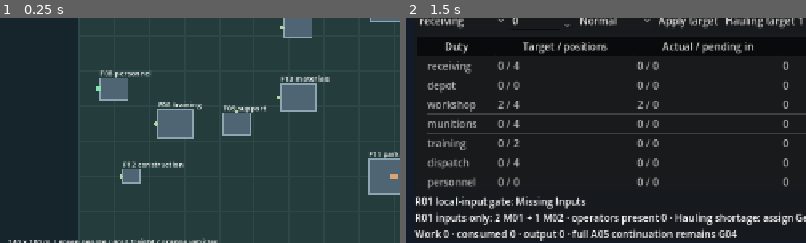
Above: before the commit, frames 1-2 (left to right).
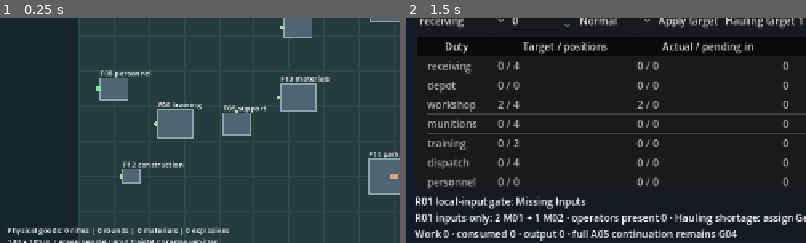
Above: after the commit, the same moments.

Repository: TheInfinityIQ/Trencho_V4
Game: Godot game, scene res://game/main/main.tscn
The game is run twice, just before and just after one commit, with the same random seed, the same clock (stepped at 60 frames per second) and the same inputs.
Inputs:
- Up to frame 1 (0.25 s): no input
- Up to frame 2 (1.5 s): click "Rear base" at 0.5 s; click "G03 Staffing & hauling" at 1.25 s
The pictures show only the part of the screen within x 0-50%, y 42-92%; the shares and areas given below are measured in that part.

The runs differ from the first frame. In frame 1, 1.0% of the frame differs, in the area x 2-58%, y 92-97%; in frame 2, nothing differs.

Commit message:
Clarify physical output display and verify outer-panel scrolling

Diff:
--- a/game/rear_base/base_demo.gd
+++ b/game/rear_base/base_demo.gd
@@ -177,7 +177,7 @@
 func _production_panel(box: VBoxContainer) -> void:
 	facility = _option(box, "Facility", ["workshop", "munitions", "materials"])
 	facility.item_selected.connect(func(_index: int) -> void: _load_production())
-	recipe = _option(box, "F05 recipe (shell access requires a later scenario)", ["R02", "R27", "R32 (locked)", "R33 (locked)"])
+	recipe = _option(box, "F05 recipe (shell recipes locked)", ["R02", "R27", "R32 (locked)", "R33 (locked)"])
 	recipe.set_item_disabled(2, true)
 	recipe.set_item_disabled(3, true)
 	_button(box, "Select F05 recipe", _change_recipe)
@@ -253,8 +253,9 @@
 	ids.clear()
 	for entry in entries:
 		ids.append(entry.id)
-		list.add_item(make_text.call(entry))
-		list.set_item_tooltip(ids.size() - 1, str(entry))
+		var summary: String = make_text.call(entry)
+		list.add_item(summary)
+		list.set_item_tooltip(ids.size() - 1, summary)
 		if entry.id == selected: list.select(ids.size() - 1)
 
 func _refresh() -> void:
--- a/game/rear_base/base_map.gd
+++ b/game/rear_base/base_map.gd
@@ -90,5 +90,7 @@
 		draw_circle(point, 4.0, Color("82e3b0") if entity.owner == "army-blue" else Color("dba274"))
 		if not entity.carrying_stock_id.is_empty(): draw_rect(Rect2(point + Vector2(4, -5), Vector2(6, 6)), Color("ffd37c"))
 		if entity.id == selection: draw_arc(point, 8, 0, TAU, 20, Color.WHITE, 2)
+	var ledger: RefCounted = simulation.rear.ledger
+	draw_string(font, Vector2(12, size.y - 50), "Physical goods: %d rifles | %d rounds | %d materials | %d explosives" % [ledger.total_stock("E01"), ledger.total_stock("E02"), ledger.total_stock("M11"), ledger.total_stock("M06")], HORIZONTAL_ALIGNMENT_LEFT, -1, 12)
 	draw_string(font, Vector2(12, size.y - 32), "240 x 180 m | green people / gold freight / orange vehicles", HORIZONTAL_ALIGNMENT_LEFT, -1, 12)
 	draw_string(font, Vector2(12, size.y - 14), "Click to inspect | wheel zoom | middle-drag pan | Fit base", HORIZONTAL_ALIGNMENT_LEFT, -1, 12)
--- a/game/rear_base/tests/base_input_test.gd
+++ b/game/rear_base/tests/base_input_test.gd
@@ -83,7 +83,7 @@
 	await runner.simulate_frames(3)
 	await _tab(runner, demo, 1)
 	var scroll: ScrollContainer = demo.get("tabs").get_child(1)
-	runner.set_mouse_position(scroll.get_global_rect().get_center())
+	runner.set_mouse_position(scroll.global_position + Vector2(8, 10))
 	await runner.await_input_processed()
 	for i in 15:
 		runner.simulate_mouse_button_pressed(MOUSE_BUTTON_WHEEL_DOWN)
@@ -161,6 +161,8 @@
 
 func _capture(runner: GdUnitSceneRunner, main: Control, demo: Control, name: String) -> void:
 	demo.call("_refresh")
+	runner.set_mouse_position(main.size - Vector2(8, 8))
+	await runner.await_input_processed()
 	await runner.simulate_frames(3)
 	_bounds(main)
 	await RenderingServer.frame_post_draw
